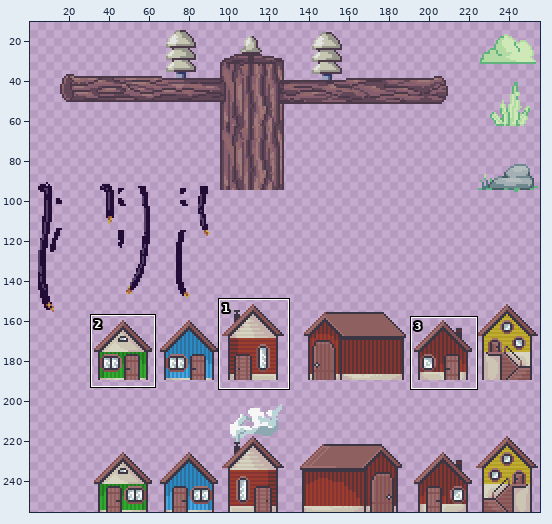
Two versions of one sprite sheet, Sprites/props/world2_props.png. The picture above shows the old version from afar; the outline marks the close-up.
Close-up. The starting point:
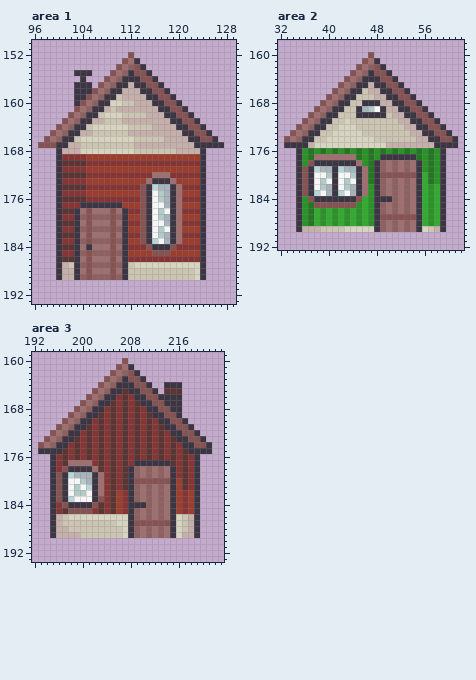
The file is 256x256 pixels. Colours within 5 levels of each other are drawn and written as one. Shown: area 1: x 96..129, y 150..193; area 2: x 32..62, y 158..192; area 3: x 192..223, y 159..193. The wide view leaves out empty margins. The commit also changed other parts of the picture, which this record leaves out.
After the commit:
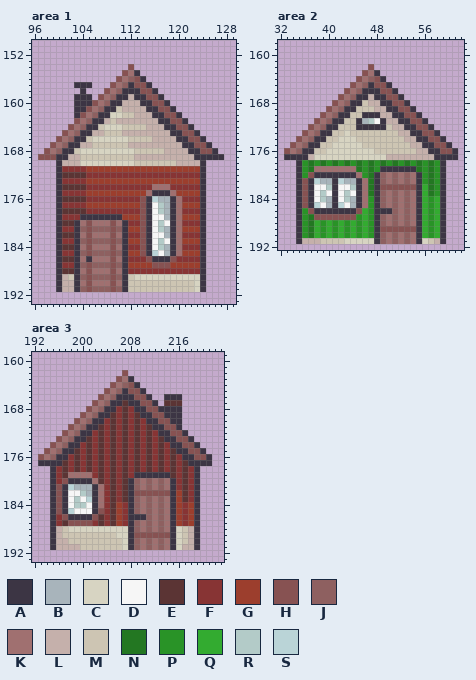
Palette (. is transparent): A #3c3544  B #a8b4bb  C #d7d4c2  D #f6f6f6  E #5b3434  F #873434  G #9c3e2d  H #875252  J #8e6060  K #a07070  L #c5b0ab  M #cdc5b3  N #237722  P #299327  Q #33ab30  R #b3cbc8  S #bad4d7
Changes in this commit:
--- area 1
@@ x 96..129 @@
 151 ..................................
-152 ................H.................
-153 ...............HKA................
-154 ..............HKJHA...............
-155 .......AAA...HKJAHHA..............
-156 ........A...HKJAAAHHA.............
-157 .......AAA.HKJAALAAHHA............
-158 .......AAAHKJAALLLAAHHA...........
-159 .......AAHKJAAMLLLLAAHHA..........
-160 .......AHKJAACCMMLLLAAHHA.........
-161 .......HKJAALMLLLLLLLAAHHA........
-162 ......HKJAAMCCCMMMMLLLAAHHA.......
-163 .....HKJAALLMMMLLLLLLLLAAHHA......
-164 ....HKJAAMCCCCCCMMMMLLLLAAHHA.....
-165 ...HKJAALLMMMMMMLLLLLLLLLAAHHA....
-166 ..HKJAAMCCCCCCCCCMMMMMLLLLAAHHA...
-167 .HHHAALLMMMMMMMMMLLLLLLLLLLAAAAA..
-168 ....ALLLCCCCCCCCCMMMMMMMLLLLA.....
-169 ....AFFFFGGGGGGGGGGGGGGGGGGGA.....
-170 ....AEEEEFFFFFFFFFFFFFFFFFFFA.....
+152 ..................................
+153 ..................................
+154 ................H.................
+155 ...............HKA................
+156 ..............HKJHA...............
+157 .......AAA...HKJAHHA..............
+158 ........A...HKJAAAHHA.............
+159 .......AAA.HKJAALAAHHA............
+160 .......AAAHKJAALLLAAHHA...........
+161 .......AAHKJAAMLLLLAAHHA..........
+162 .......AHKJAACCMMLLLAAHHA.........
+163 .......HKJAALMLLLLLLLAAHHA........
+164 ......HKJAAMCCCMMMMLLLAAHHA.......
+165 .....HKJAALLMMMLLLLLLLLAAHHA......
+166 ....HKJAAMCCCCCCMMMMLLLLAAHHA.....
+167 ...HKJAALLMMMMMMLLLLLLLLLAAHHA....
+168 ..HKJAAMCCCCCCCCCMMMMMLLLLAAHHA...
+169 .HHHAALLMMMMMMMMMLLLLLLLLLLAAAAA..
+170 ....ALLLCCCCCCCCCMMMMMMMLLLLA.....
 171 ....AFFFFGGGGGGGGGGGGGGGGGGGA.....
-172 ....AEEEEFFFFFFFFFFFKKKFFFFFA.....
-173 ....AFFFFGGGGGGGGGGKAAAKGGGGA.....
-174 ....AEEEEFFFFFFFFFHASBBAKFFFA.....
-175 ....AFFFFGGGGGGGGGHADRBAKGGGA.....
-176 ....AEEEEFFFFFFFFFHADRBAKFFFA.....
-177 ....AFFFAAAAAAAGGGHADDBAKGGGA.....
-178 ....AEEAKHKKKHKAFFHADRDAKFFFA.....
-179 ....AFFAJHJJJHJAGGHADRBAKGGGA.....
-180 ....AEEAKHKKKHKAFFHADDBAKFFFA.....
-181 ....AFFAJHJJJHJAGGHADRDAKGGGA.....
-182 ....AEEAKHKKKHKAFFHADRBAKFFFA.....
-183 ....AFFAJHJJJHJAGGHASDBAKGGGA.....
-184 ....AEEAKAKKKHKAFFFHAAAHFFFFA.....
-185 ....AFFAJHJJJHJAGGGGHHHGGGGGA.....
-186 ....AEEAKHKKKHKAFFFFFFFFFFFFA.....
-187 ....ALMAJHJJJHJAMCCCCCCCCCCCA.....
-188 ....ALLAKHKKKHKAMMMMMMMMMMMCA.....
-189 ....ALLAJHJJJHJAMMMMMMMMMMMCA.....
-190 ..................................
-191 ..................................
+172 ....AEEEEFFFFFFFFFFFFFFFFFFFA.....
+173 ....AFFFFGGGGGGGGGGGGGGGGGGGA.....
+174 ....AEEEEFFFFFFFFFFFKKKFFFFFA.....
+175 ....AFFFFGGGGGGGGGGKAAAKGGGGA.....
+176 ....AEEEEFFFFFFFFFHASBBAKFFFA.....
+177 ....AFFFFGGGGGGGGGHADRBAKGGGA.....
+178 ....AEEEEFFFFFFFFFHADRBAKFFFA.....
+179 ....AFFFAAAAAAAGGGHADDBAKGGGA.....
+180 ....AEEAKHKKKHKAFFHADRDAKFFFA.....
+181 ....AFFAJHJJJHJAGGHADRBAKGGGA.....
+182 ....AEEAKHKKKHKAFFHADDBAKFFFA.....
+183 ....AFFAJHJJJHJAGGHADRDAKGGGA.....
+184 ....AEEAKHKKKHKAFFHADRBAKFFFA.....
+185 ....AFFAJHJJJHJAGGHASDBAKGGGA.....
+186 ....AEEAKAKKKHKAFFFHAAAHFFFFA.....
+187 ....AFFAJHJJJHJAGGGGHHHGGGGGA.....
+188 ....AEEAKHKKKHKAFFFFFFFFFFFFA.....
+189 ....ALMAJHJJJHJAMCCCCCCCCCCCA.....
+190 ....ALLAKHKKKHKAMMMMMMMMMMMCA.....
+191 ....ALLAJHJJJHJAMMMMMMMMMMMCA.....
 192 ..................................
--- area 2
@@ x 32..62 @@
 159 ...............................
-160 ...............H...............
-161 ..............HKA..............
-162 .............HKJHA.............
-163 ............HKJAHHA............
-164 ...........HKJAAAHHA...........
-165 ..........HKJAALAAHHA..........
-166 .........HKJAAMLLAAHHA.........
-167 ........HKJAAMMMLLAAHHA........
-168 .......HKJAAMMAAALLAAHHA.......
-169 ......HKJAAMMABRDALLAAHHA......
-170 .....HKJAAMMMAAAAAMLLAAHHA.....
-171 ....HKJAAMMCMMMMMMMMLLAAHHA....
-172 ...HKJAAMMCCCMMMMMMMMLLAAHHA...
-173 ..HKJAAMMCCCCCMMMMMMMMLLAAHHA..
-174 .HKJAAMMCCCCCCCCMMMMMMMLLAAHHA.
-175 .AAAALCCCCCCCCCCCCLLLLLLLLAAAA.
-176 ...APNPNPNPNPNPNPNPNPNPNPNPA...
-177 ...APNKKKKKKKNPNPAAAAAANPNPA...
-178 ...APHAAAAAAAKPNAJKJKJKAPNPA...
-179 ...AHASBBASBBAKNAJKJKJKAPNPA...
-180 ...AHADDRADDRAKNAHHHHHHAQNPA...
-181 ...AHADRDADRDAKNAJKJKJKAQNPA...
-182 ...AHADRBADRBAKPAJKJKJKAQPQA...
-183 ...AHASDBASDBAKPAJKJKJKAQPQA...
-184 ...APHAAAAAAAHQPAAAJKJKAQPQA...
-185 ...APNHHHHHHHPQPAJKJKJKAQPQA...
-186 ...APNQPQPQPQPQPAJKJKJKAQPQA...
-187 ...APNQPQPQPQPQPAHHHHHHAQPQA...
+160 ...............................
+161 ...............................
+162 ...............H...............
+163 ..............HKA..............
+164 .............HKJHA.............
+165 ............HKJAHHA............
+166 ...........HKJAAAHHA...........
+167 ..........HKJAALAAHHA..........
+168 .........HKJAAMLLAAHHA.........
+169 ........HKJAAMMMLLAAHHA........
+170 .......HKJAAMMAAALLAAHHA.......
+171 ......HKJAAMMABRDALLAAHHA......
+172 .....HKJAAMMMAAAAAMLLAAHHA.....
+173 ....HKJAAMMCMMMMMMMMLLAAHHA....
+174 ...HKJAAMMCCCMMMMMMMMLLAAHHA...
+175 ..HKJAAMMCCCCCMMMMMMMMLLAAHHA..
+176 .HKJAAMMCCCCCCCCMMMMMMMLLAAHHA.
+177 .AAAALCCCCCCCCCCCCLLLLLLLLAAAA.
+178 ...APNPNPNPNPNPNPNPNPNPNPNPA...
+179 ...APNKKKKKKKNPNPAAAAAANPNPA...
+180 ...APHAAAAAAAKPNAJKJKJKAPNPA...
+181 ...AHASBBASBBAKNAJKJKJKAPNPA...
+182 ...AHADDRADDRAKNAHHHHHHAQNPA...
+183 ...AHADRDADRDAKNAJKJKJKAQNPA...
+184 ...AHADRBADRBAKPAJKJKJKAQPQA...
+185 ...AHASDBASDBAKPAJKJKJKAQPQA...
+186 ...APHAAAAAAAHQPAAAJKJKAQPQA...
+187 ...APNHHHHHHHPQPAJKJKJKAQPQA...
 188 ...APNQPQPQPQPQPAJKJKJKAQPQA...
-189 ...ALLLMMMMCCCCCAJKJKJKACMLA...
-190 ...............................
-191 ...............................
+189 ...APNQPQPQPQPQPAHHHHHHAQPQA...
+190 ...APNQPQPQPQPQPAJKJKJKAQPQA...
+191 ...ALLLMMMMCCCCCAJKJKJKACMLA...
 192 ...............................
--- area 3
@@ x 192..223 @@
 159 ................................
-160 ...............H................
-161 ..............HKA...............
-162 .............HKJHA..............
-163 ............HKJAHHA.............
-164 ...........HKJAAAHHA..AAA.......
-165 ..........HKJAAEAAHHA.EEE.......
-166 .........HKJAAFEFAAHHAAAA.......
-167 ........HKJAAEFEFEAAHHAAA.......
-168 .......HKJAAFEFEFEFAAHHAA.......
-169 ......HKJAAEFEFEFEFEAAHHA.......
-170 .....HKJAAFEFEFEFEFEFAAHHA......
-171 ....HKJAAEFEFEFEFEFEFEAAHHA.....
-172 ...HKJAAFEFEFEFEFEFEFEFAAHHA....
-173 ..HKJAAEFEFEFEFEFEFEFEFEAAHHA...
-174 .HKJAAFEFEFEFEFEFEFEFEFEFAAHHA..
-175 .AAAAEFEFEFEFEFEFEFEFEFEFEAAAA..
-176 ...AFEFEFEFEFEFEFEFEFEFEFEFA....
-177 ...AFEKKKKFEFEFEFAAAAAAEFEFA....
-178 ...AFHAAAAKEFEFEAJKJKJKAFEFA....
-179 ...AHASBBBAKFEFEAJKJKJKAFEFA....
-180 ...AHADDRBAKFEFEAHHHHHHAGEFA....
-181 ...AHADRDSAKFEFEAJKJKJKAGEFA....
-182 ...AHADRRDAKFEGFAJKJKJKAGFGA....
-183 ...AHASDDDAHFEGFAJKJKJKAGFGA....
-184 ...AFHAAAAHEFEGFAAAJKJKAGFGA....
-185 ...AFEHHHHFEFEGFAJKJKJKAGFGA....
-186 ...ALMCCCCCCCCCCAJKJKJKACMLA....
-187 ...ALMMMMMMMMMCCAHHHHHHACMLA....
-188 ...ALLMMMMMMMMMCAJKJKJKACMLA....
-189 ...ALLLLMMMMMMMCAJKJKJKACLLA....
-190 ................................
-191 ................................
+160 ................................
+161 ................................
+162 ...............H................
+163 ..............HKA...............
+164 .............HKJHA..............
+165 ............HKJAHHA.............
+166 ...........HKJAAAHHA..AAA.......
+167 ..........HKJAAEAAHHA.EEE.......
+168 .........HKJAAFEFAAHHAAAA.......
+169 ........HKJAAEFEFEAAHHAAA.......
+170 .......HKJAAFEFEFEFAAHHAA.......
+171 ......HKJAAEFEFEFEFEAAHHA.......
+172 .....HKJAAFEFEFEFEFEFAAHHA......
+173 ....HKJAAEFEFEFEFEFEFEAAHHA.....
+174 ...HKJAAFEFEFEFEFEFEFEFAAHHA....
+175 ..HKJAAEFEFEFEFEFEFEFEFEAAHHA...
+176 .HKJAAFEFEFEFEFEFEFEFEFEFAAHHA..
+177 .AAAAEFEFEFEFEFEFEFEFEFEFEAAAA..
+178 ...AFEFEFEFEFEFEFEFEFEFEFEFA....
+179 ...AFEKKKKFEFEFEFAAAAAAEFEFA....
+180 ...AFHAAAAKEFEFEAJKJKJKAFEFA....
+181 ...AHASBBBAKFEFEAJKJKJKAFEFA....
+182 ...AHADDRBAKFEFEAHHHHHHAGEFA....
+183 ...AHADRDSAKFEFEAJKJKJKAGEFA....
+184 ...AHADRRDAKFEGFAJKJKJKAGFGA....
+185 ...AHASDDDAHFEGFAJKJKJKAGFGA....
+186 ...AFHAAAAHEFEGFAAAJKJKAGFGA....
+187 ...AFEHHHHFEFEGFAJKJKJKAGFGA....
+188 ...ALMCCCCCCCCCCAJKJKJKACMLA....
+189 ...ALMMMMMMMMMCCAHHHHHHACMLA....
+190 ...ALLMMMMMMMMMCAJKJKJKACMLA....
+191 ...ALLLLMMMMMMMCAJKJKJKACLLA....
 192 ................................
Where, in picture pixels (left, top, right, bottom), the same in both close-ups:
changed: (38, 52, 224, 292)
changed: (284, 52, 458, 244)
changed: (38, 358, 212, 550)
